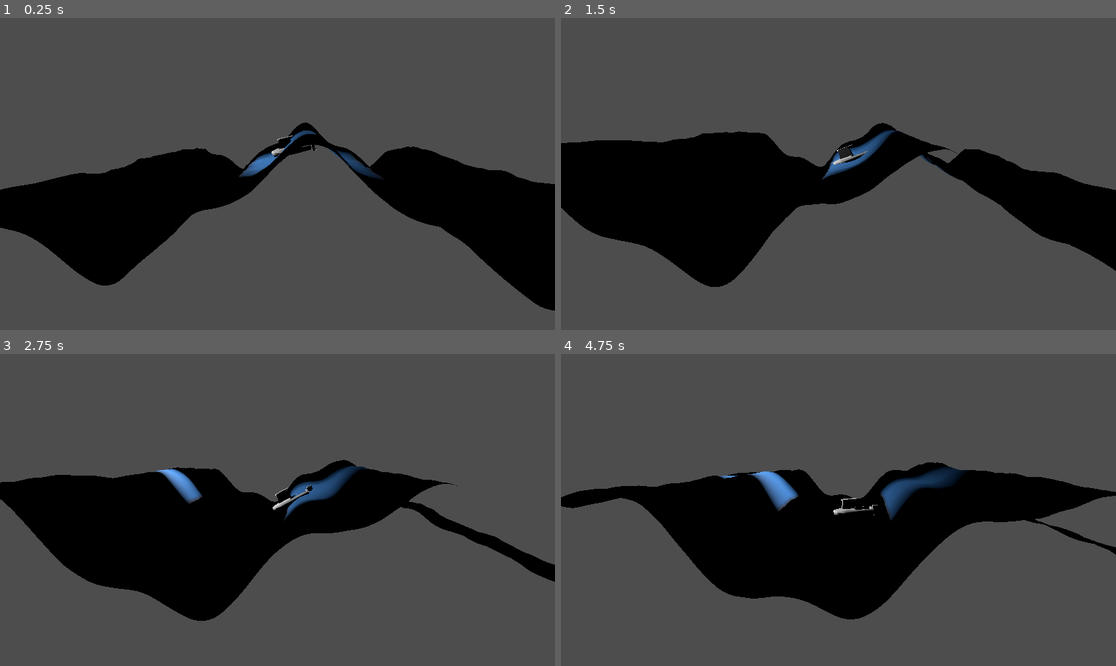
Above: before the commit, frames 1-4 (two rows, left to right).
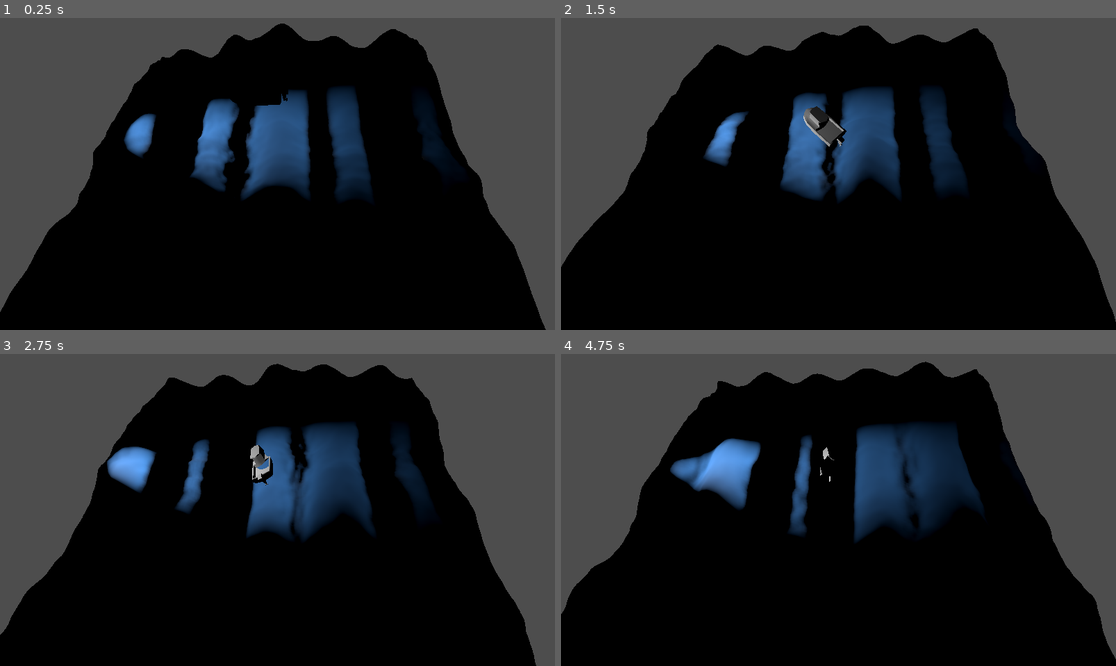
Above: after the commit, the same moments.

Repository: YourChumMoop/Boat-on-Waves
Game: Godot game, scene res://main.tscn
Two runs of this game, one before a commit and one after it. Both use one fixed random seed, a clock stepped at 60 frames per second and the inputs below.
Inputs:
- Up to frame 1 (0.25 s): no input
- Up to frame 2 (1.5 s): hold D (Right, bound only after the commit) 0.53-1.28 s; hold W (Throttle, bound only after the commit) 0.53-1.28 s; hold S (Brake, bound only after the commit) from 1.28 s (still down); tap W (Throttle, bound only after the commit) at 1.35 s
- Up to frame 3 (2.75 s): release S (Brake, bound only after the commit) at 2.03 s; hold D (Right, bound only after the commit) from 2.03 s (still down); hold W (Throttle, bound only after the commit) from 2.03 s (still down)
- Up to frame 4 (4.75 s): release W (Throttle, bound only after the commit) at 2.78 s; tap W (Throttle, bound only after the commit) at 2.85, 4.35 s; release D (Right, bound only after the commit) at 3.53 s; hold W (Throttle, bound only after the commit) 3.53-4.28 s; hold A (Left, bound only after the commit) from 3.53 s (still down)

The runs differ from the first frame. In frame 1, 59% of the frame differs, in the area x 0-100%, y 1-100%; in frame 2, 62%, in the area x 0-100%, y 2-100%; in frame 3, 56%; in frame 4, 56%.

Commit message:
boat steering

Diff:
--- a/wave2.0/boat.gd
+++ b/wave2.0/boat.gd
@@ -7,6 +7,12 @@
 @export var water_drag := 0.05
 @export var water_angular_drag := 0.05
 @onready var probes = $ProbeContainer.get_children()
+
+@export var max_speed: = 20.0
+@export var acceleration: = 5.0
+@export var deacceleration: = 8.0
+
+var current_speed: = 0.0
 var submerged := false
 
 func _ready():
@@ -18,6 +24,28 @@
 	pass
 
 func _physics_process(delta):
+
+	var input_throttle: = Input.is_action_pressed("Throttle") # W
+	var input_brake: = Input.is_action_pressed("Brake") # S
+	var input_left: = Input.is_action_pressed("Left") # A
+	var input_right: = Input.is_action_pressed("Right") # D
+	if input_left:
+			rotate_y(0.8 * delta)
+	elif input_right:
+			rotate_y(-0.8 * delta)
+	if input_throttle:
+		current_speed = min(current_speed + acceleration * delta, max_speed)
+	elif input_brake:
+		current_speed = max(current_speed - acceleration * delta, 0.0)
+	else:
+		current_speed = move_toward(current_speed, 0.0, deacceleration * delta)
+
+	var direction: = global_transform.basis.z.normalized()
+	var movement:Vector3 = direction * current_speed * delta
+	apply_central_force(direction * current_speed)
+
+
+
 	submerged = false
 	for p in probes:
 		var depth = water.get_height(p.global_position) - p.global_position.y
@@ -26,6 +54,12 @@
 			apply_force(Vector3.UP * float_force * gravity * depth, p.global_position - global_position)
 
 func _integrate_forces(state: PhysicsDirectBodyState3D):
+	var rotation_min = deg_to_rad(-45)
+	var rotation_max = deg_to_rad(45)
+	var new_rotation_z = clamp(rotation.z,rotation_min,rotation_max)
+	var new_rotation_x = clamp(rotation.x,rotation_min,rotation_max)
+	rotation.x = new_rotation_x
+	rotation.z = new_rotation_z
 	if submerged:
 		state.linear_velocity *=  1 - water_drag
 		state.angular_velocity *= 1 - water_angular_drag
--- a/wave2.0/main.tscn
+++ b/wave2.0/main.tscn
@@ -17,11 +17,11 @@
 render_priority = 0
 shader = ExtResource("1_ig7tw")
 shader_parameter/noise = SubResource("NoiseTexture2D_h2yge")
-shader_parameter/height_scale = 0.51
+shader_parameter/height_scale = 1.115
 shader_parameter/wave_time = 0.0
-shader_parameter/noise_scale = 33.97
-shader_parameter/smallWaveAmp = 0.2
-shader_parameter/bigWaveAmp = 0.845
+shader_parameter/noise_scale = 33.855
+shader_parameter/smallWaveAmp = 0.21
+shader_parameter/bigWaveAmp = 0.22
 
 [sub_resource type="PlaneMesh" id="PlaneMesh_lquwl"]
 material = SubResource("ShaderMaterial_1bvp3")
@@ -52,7 +52,7 @@
 spot_angle = 18.4015
 
 [node name="Camera3D" type="Camera3D" parent="."]
-transform = Transform3D(-0.0865826, -0.202389, 0.97547, -0.0243265, 0.979285, 0.201022, -0.995948, -0.00632472, -0.0897124, 8.1509, 1.59911, 0.0377731)
+transform = Transform3D(-0.044748, -0.830433, 0.555319, -0.0780124, 0.557083, 0.826785, -0.995948, -0.00632484, -0.0897124, 4.92208, 6.00007, -0.750828)
 fov = 61.875
 
 [node name="Marker3D" type="Marker3D" parent="."]
@@ -128,19 +128,20 @@
 mesh = SubResource("CapsuleMesh_0xm2m")
 
 [node name="Boat" type="RigidBody3D" parent="."]
-transform = Transform3D(1, 0, 0, 0, 1, 0, 0, 0, 1, 0, -1.01902, 0)
+transform = Transform3D(0.999999, -0.00139626, 0, 0.00139626, 0.999999, 0, 0, 0, 1, 0, 2.27781, 0)
+mass = 5.0
 script = ExtResource("5_7mycd")
+float_force = 5.0
 
 [node name="MeshInstance3D" type="MeshInstance3D" parent="Boat"]
-transform = Transform3D(-0.3, 0, -2.62268e-08, 0, 0.3, 0, 2.62268e-08, 0, -0.3, 0, 1.85061, 0)
+transform = Transform3D(-0.3, 0, -2.62268e-08, 0, 0.3, 0, 2.62268e-08, 0, -0.3, 0, 0, 0)
 mesh = ExtResource("5_lquwl")
 
 [node name="CollisionShape3D" type="CollisionShape3D" parent="Boat"]
-transform = Transform3D(1, 0, 0, 0, 1, 0, 0, 0, 1, 0.000366211, 1.78113, 0.292358)
+transform = Transform3D(1, 0, 0, 0, 1, 0, 0, 0, 1, 0, 0, 0.292)
 shape = SubResource("BoxShape3D_7mycd")
 
 [node name="ProbeContainer" type="Node3D" parent="Boat"]
-transform = Transform3D(1, 0, 0, 0, 1, 0, 0, 0, 1, 0, 1.84289, 0)
 
 [node name="Probe01" type="Marker3D" parent="Boat/ProbeContainer"]
 transform = Transform3D(1, 0, 0, 0, 1, 0, 0, 0, 1, 0.301673, -0.0681298, -0.309817)
--- a/wave2.0/project.godot
+++ b/wave2.0/project.godot
@@ -14,3 +14,26 @@
 run/main_scene="uid://cnrjx8qi2tc7c"
 config/features=PackedStringArray("4.4", "Forward Plus")
 config/icon="res://icon.svg"
+
+[input]
+
+Throttle={
+"deadzone": 0.2,
+"events": [Object(InputEventKey,"resource_local_to_scene":false,"resource_name":"","device":-1,"window_id":0,"alt_pressed":false,"shift_pressed":false,"ctrl_pressed":false,"meta_pressed":false,"pressed":false,"keycode":0,"physical_keycode":87,"key_label":0,"unicode":119,"location":0,"echo":false,"script":null)
+]
+}
+Brake={
+"deadzone": 0.2,
+"events": [Object(InputEventKey,"resource_local_to_scene":false,"resource_name":"","device":-1,"window_id":0,"alt_pressed":false,"shift_pressed":false,"ctrl_pressed":false,"meta_pressed":false,"pressed":false,"keycode":0,"physical_keycode":83,"key_label":0,"unicode":115,"location":0,"echo":false,"script":null)
+]
+}
+Left={
+"deadzone": 0.2,
+"events": [Object(InputEventKey,"resource_local_to_scene":false,"resource_name":"","device":-1,"window_id":0,"alt_pressed":false,"shift_pressed":false,"ctrl_pressed":false,"meta_pressed":false,"pressed":false,"keycode":0,"physical_keycode":65,"key_label":0,"unicode":97,"location":0,"echo":false,"script":null)
+]
+}
+Right={
+"deadzone": 0.2,
+"events": [Object(InputEventKey,"resource_local_to_scene":false,"resource_name":"","device":-1,"window_id":0,"alt_pressed":false,"shift_pressed":false,"ctrl_pressed":false,"meta_pressed":false,"pressed":false,"keycode":0,"physical_keycode":68,"key_label":0,"unicode":100,"location":0,"echo":false,"script":null)
+]
+}
